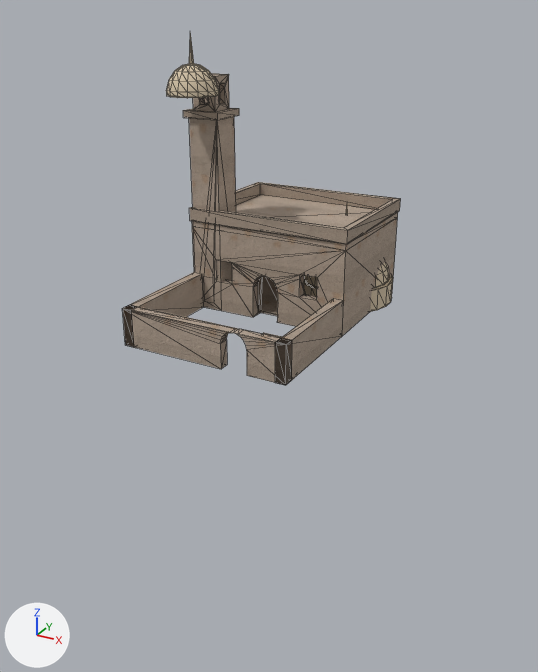
A saved change to the glTF model assets/models/mosque/small_2.glb.
Both versions are drawn from a 50 mm camera at (10.4, -23.4, 15.0) aimed at (-0.3, -3.8, 5.3). Every picture has the same lights, and +X, +Y and +Z are marked at lower left. The older version comes first. Mesh edges are drawn as thin lines. Vertices at exactly the same position are counted once.

In view in the first picture: 'mosque_small'.
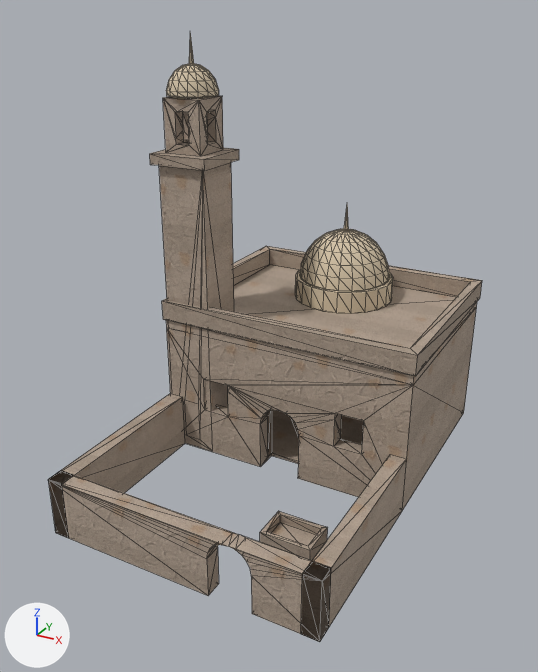
Location of each change, [x1, y1, x2, y2] in pixels of the pictures (538 x 672 px; the box of a moved part takes in the faces that stretch with it):
'mosque_small', reshaped, moved, rescaled (56% wider, 73% taller)
    before: [122, 32, 400, 385]
    after: [48, 32, 482, 642]
part 1 of me_cube, moved or reshaped (mostly hidden before)
    before: [346, 206, 348, 214]
    after: [344, 206, 349, 231]
part 2 of me_cube, moved or reshaped
    before: [304, 263, 393, 312]
    after: [295, 229, 393, 314]
part 3 of me_cube, moved or reshaped
    both: [166, 64, 219, 98]

The change in detail:
me_cube is used by ob_mosque_small; location (-4.5, 3.3, 4.96); scale (0.000288, 0.000288, 0.000288).
me_cube had 729 vertices, 1450 faces and spanned x 0.0..21889.0, y -32767.0..0.0, z 0.0..32767.0.
me_cube now has 729 vertices, 1450 faces and spans x 0.0..20999.0, y -32767.0..0.0, z 0.0..32373.0.
me_cube part 1: the loose piece of 9 vertices spanning x 15252.0..15946.0, y -6702.0..-6008.0, z 8786.0..12602.0 is scaled about its middle by 0.648, then moved by (-5015.0, -683.0, 7380.0).
me_cube part 2: 288 of 729 vertices moved; they spanned x 9309.0..21889.0, y -12710.0..0.0, z 0.0..8960.0 and now span x 6509.0..14658.0, y -11155.0..-2922.0, z 11147.0..16951.0; mean shift (-5015.0, -684.0, 9687.0); largest move (21889.0, -5450.0, 0.0) -> (14658.0, -6452.0, 11147.0).
me_cube part 3: 130 of 729 vertices moved; they spanned x 0.0..5808.0, y -24040.0..-18232.0, z 26169.0..29471.0 and now span x 478.0..4241.0, y -18495.0..-14732.0, z 28099.0..30238.0; mean shift (-544.0, 4522.0, 1580.0); largest move (2904.0, -24040.0, 26169.0) -> (2360.0, -18495.0, 28099.0).
Other edits to the shape of me_cube do not show in these pictures.
Object 'mosque_small' (ob_mosque_small) moves from (-4.5, 3.3, 4.96) to (-4.71, 4.6, 0.0).
Object 'mosque_small' (ob_mosque_small) is rescaled from (0.000288, 0.000288, 0.000288) to (0.000445, 0.000445, 0.000445).
